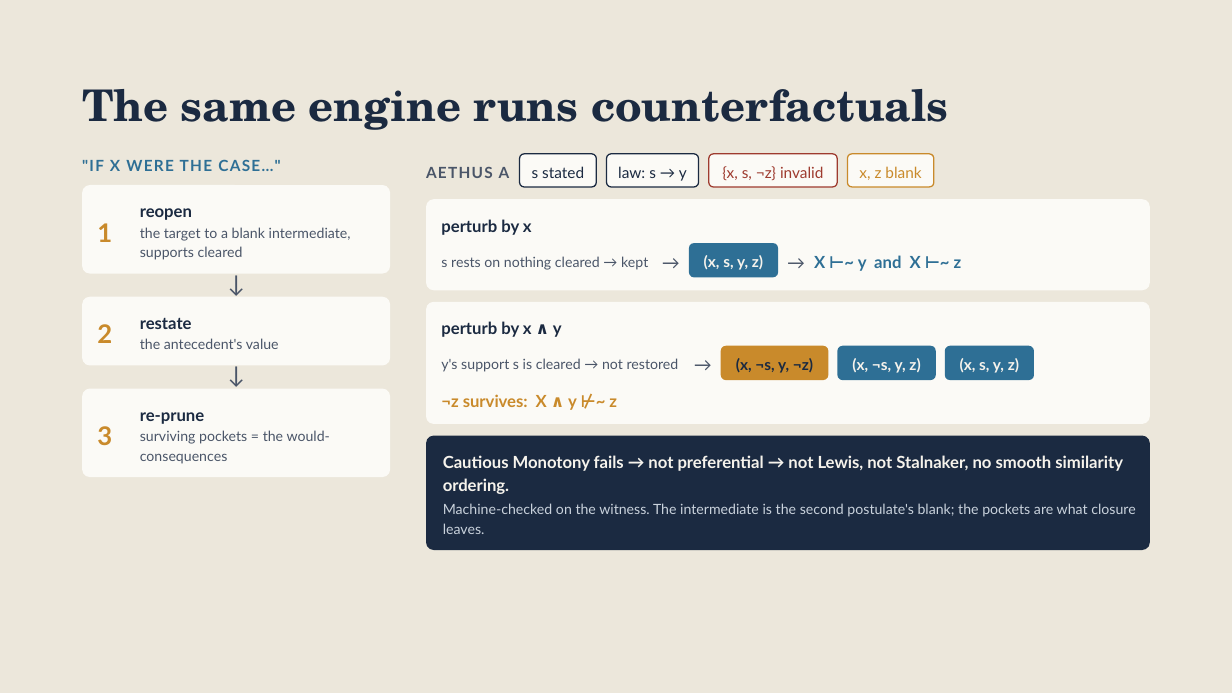
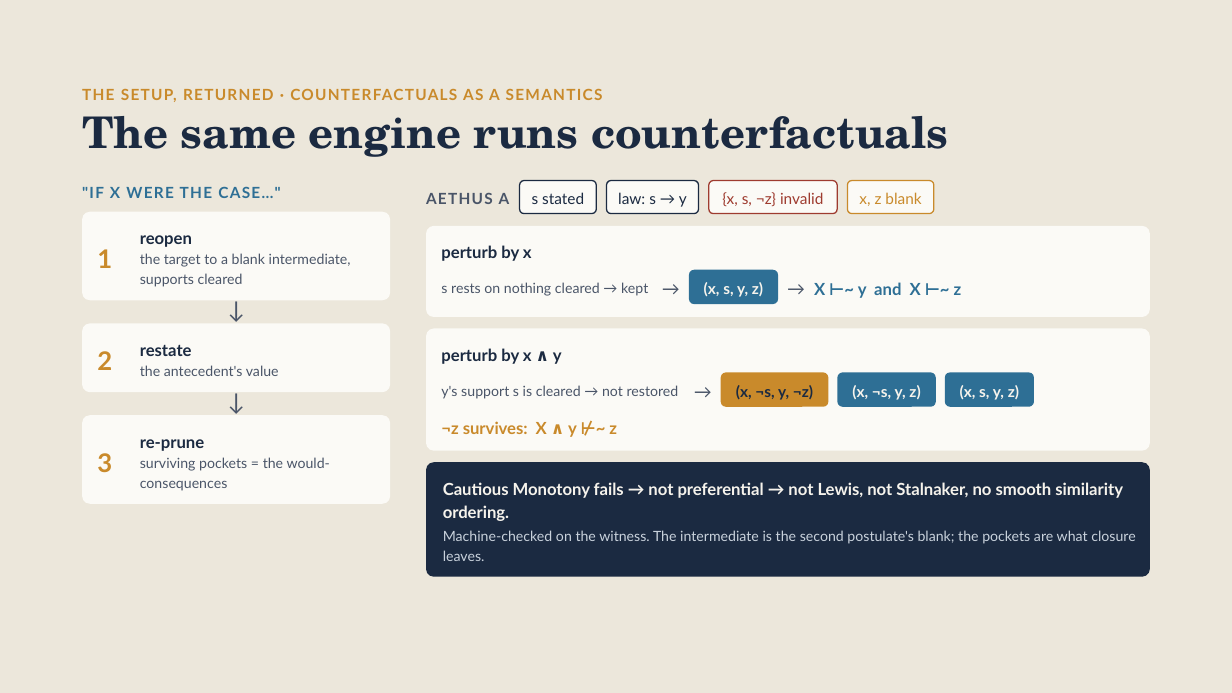
Before and after one commit to brunchwnewton/aethic-code, a slide deck: slide 15 of files/slides/aethic_reasoning_15_mins/Aethic Reasoning in 15 Minutes.pptx (slide 13 before the commit). Drawn at 1232x693 pixels with LibreOffice and Linux fonts; fonts in the diff are those of the drawing. Boxes give left, top, right and bottom in pixels: in the first picture for what was removed or moved away, otherwise in the second. Text is boxed around its words. In the diff, an @@ line names an element or a change of style, - is before the commit and + after.

```diff
--- a/files/slides/aethic_reasoning_15_mins/Aethic Reasoning in 15 Minutes.pptx
+++ b/files/slides/aethic_reasoning_15_mins/Aethic Reasoning in 15 Minutes.pptx
@@ text added at bbox=[82, 88, 603, 102], 12 pt, text #C98A2B, bold @@
+THE SETUP, RETURNED · COUNTERFACTUALS AS A SEMANTICS
@@ 24 texts, 14 rounded rectangles, 1 title: place and size @@
-24 texts, 14 rounded rectangles, 1 title at bbox=[78, 89, 1150, 550]
+24 texts, 14 rounded rectangles, 1 title at bbox=[78, 116, 1150, 577]
```
Also in this commit, not shown: 13 other slides changed, 2 slides added, 3 other files.
